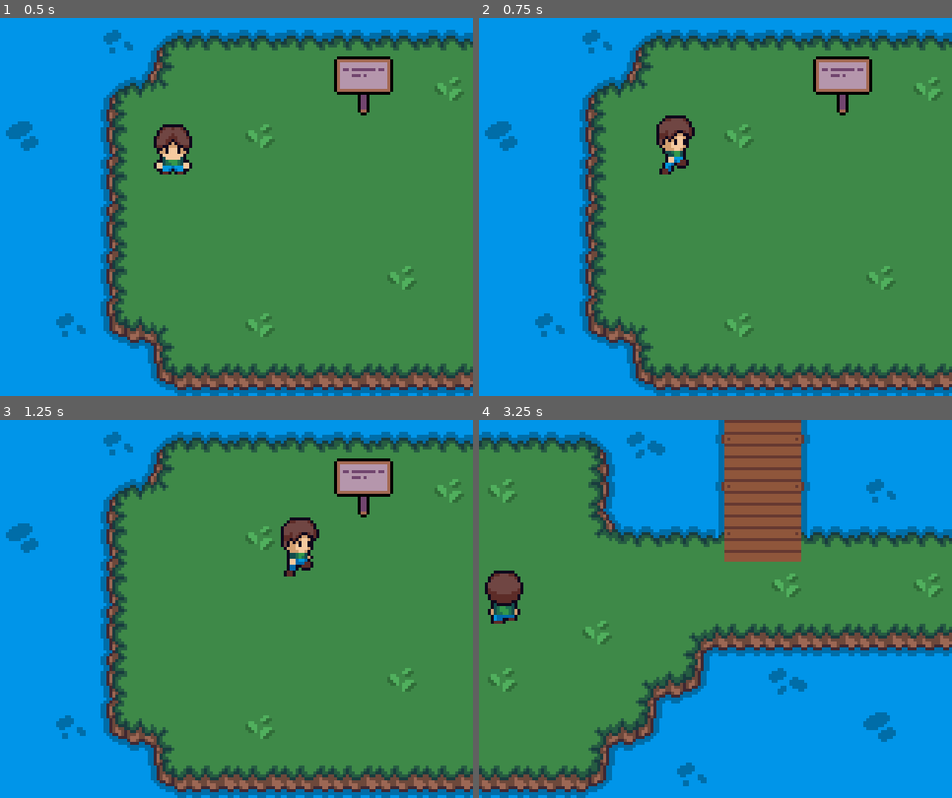
Above: before the commit, frames 1-4 (two rows, left to right).
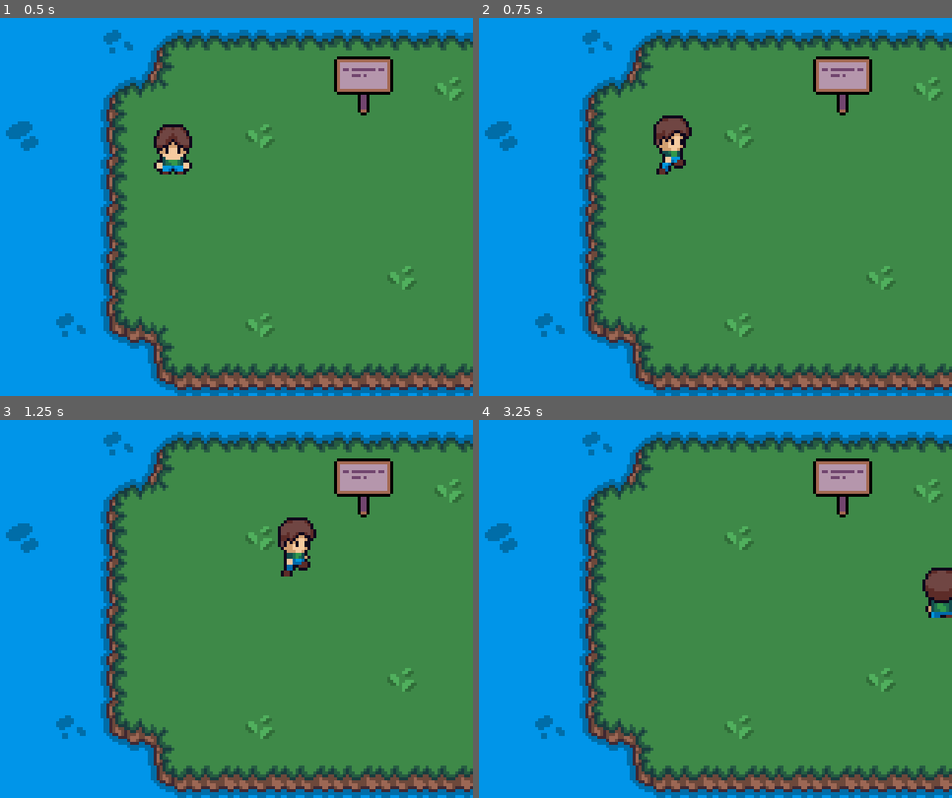
Above: after the commit, the same moments.

Repository: ColinVanderMeer/UntitledFishingGameGodot
Game: Godot game, scene res://mainIsland.tscn
Two runs of this game, one before a commit and one after it. Both use one fixed random seed, a clock stepped at 60 frames per second and the inputs below. The project has no main scene, so this scene is started directly.
Inputs:
- Up to frame 1 (0.5 s): no input
- Up to frame 2 (0.75 s): tap Enter (MenuButton) at 0.5 s; hold Right (ui_right) from 0.53 s (still down); tap E (interact) at 0.6 s
- Up to frame 3 (1.25 s): keep holding Right (ui_right)
- Up to frame 4 (3.25 s): release Right (ui_right) at 1.28 s; hold Down (ui_down) 1.28-2.03 s; tap E (interact) at 1.35, 2.1, 2.85 s; hold Right (ui_right) 2.03-2.78 s; hold Up (ui_up) from 2.78 s (still down)

Frame 1 is identical in both runs. In frame 2, 0.6% of the frame differs, in the area x 36-46%, y 25-42%; in frame 3, 0.6%; in frame 4, 77%, in the area x 0-100%, y 0-100%.

Commit message:
Try to fix weird "double clicking" bug

Diff:
--- a/pc_interface.gd
+++ b/pc_interface.gd
@@ -25,6 +25,7 @@
 			if current_selection_h > 3:
 				current_selection_h = 0
 		if Input.is_action_just_pressed("interact"):
+			await Engine.get_main_loop().process_frame
 			var current_selection = current_selection_h + current_selection_v * 4
 
 			if current_selection == 15:
@@ -54,6 +55,7 @@
 				current_selection_display = 0
 
 		if Input.is_action_just_pressed("interact"):
+			await Engine.get_main_loop().process_frame
 			match current_selection_display:
 				0:
 					pass
--- a/player.gd
+++ b/player.gd
@@ -208,6 +208,7 @@
 	get_tree().change_scene_to_file(map_path)
 
 func execute_interaction():
+	await Engine.get_main_loop().process_frame
 	if all_interactions:
 		var current_interaction = all_interactions[0]
 		print(Global.fish_max_weight)
--- a/user_interface.gd
+++ b/user_interface.gd
@@ -14,6 +14,7 @@
 			if current_selection > 2:
 				current_selection = 0
 		if Input.is_action_just_pressed("interact"):
+			await Engine.get_main_loop().process_frame
 			match current_selection:
 				0:
 					Global.save_data()
